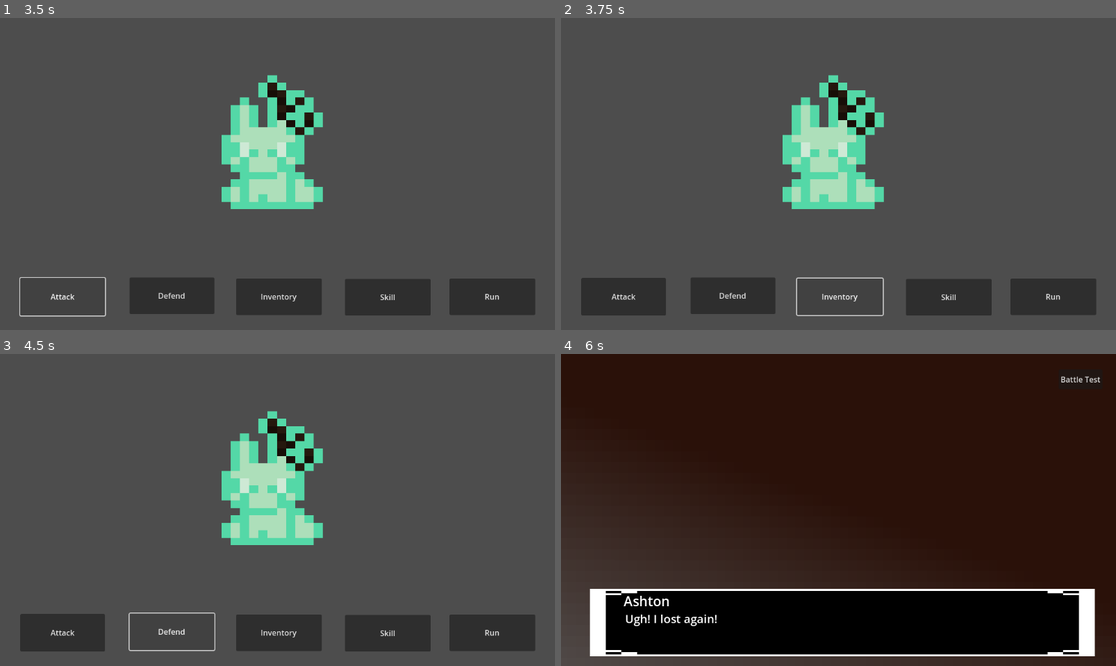
Above: before the commit, frames 1-4 (two rows, left to right).
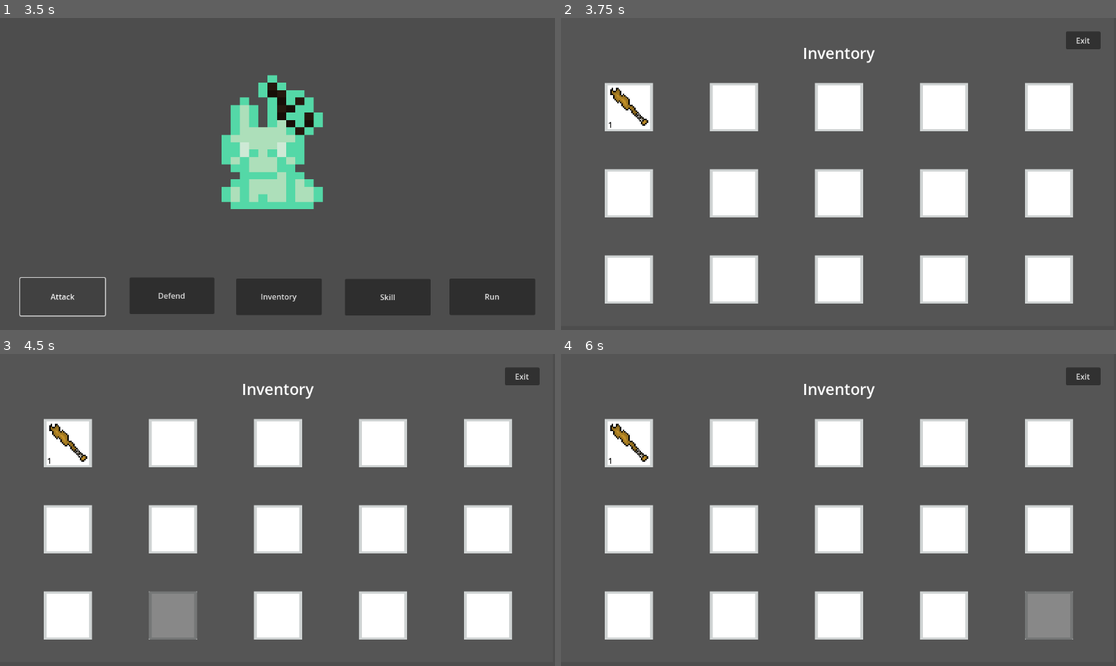
Above: after the commit, the same moments.

Repository: eRues/The-Great-Disappearance-of-Jamie-Finch
Game: Godot game, scene res://main_menu.tscn
Same seed, same stepped clock (60 frames per second), same inputs: the game is played once before the commit and once after it.
Inputs:
- Up to frame 1 (3.5 s): click "New Game" at 0.5 s; click "Ashton" at 1.25 s; click "Battle Test" at 2 s; click "Attack" at 2.75 s
- Up to frame 2 (3.75 s): click "Inventory" at 3.5 s
- Up to frame 3 (4.5 s): click "Defend" at 4.25 s
- Up to frame 4 (6 s): click "Skill" at 5 s; click "Run" at 5.75 s

Frame 1 is identical in both runs. In frame 2, 29% of the frame differs, in the area x 3-98%, y 4-96%; in frame 3, 29%; in frame 4, 98%, in the area x 0-100%, y 0-100%.

Commit message:
inventory finished, stats being transfered

Diff:
--- /dev/null
+++ b/battle_boss.gd
@@ -0,0 +1,19 @@
+class_name Battle_Boss extends Battle_Enemy
+
+func attack(enemy_dodge : int) -> int:
+	var dmg = 0
+	@warning_ignore("integer_division")
+	if(health <= (health/2)):
+		if(enemy_dodge <= ((randi() + 1)*100)):
+			dmg = get_damage()
+
+		if(((randi() + 1)*100) <= get_crit()):
+			dmg *= 2
+	else:
+		if(enemy_dodge <= ((randi() + 1)*100) + 10):
+			dmg = (int)(get_damage()*1.5)
+
+		if(((randi() + 1)*100) <= get_crit()):
+			dmg *= 2
+
+	return dmg
--- a/battle_scene.gd
+++ b/battle_scene.gd
@@ -9,6 +9,7 @@
 var damage_done = 0
 @onready var sprite = get_node("placeholder_sprite")
 @onready var text = get_node("end_battle")
+@onready var inventory_ui = $CanvasLayer
 
 func _ready() -> void:
 	enemy = Battle_Enemy.new("rabbit_dee")
@@ -80,7 +81,7 @@
 	if(defeated):
 		pass
 	else:
-		Global.battle_type.check_inventory()
+		inventory_ui.visible = !inventory_ui.visible
 
 func _on_defend_button_pressed() -> void:
 	if(defeated):
@@ -119,3 +120,6 @@
 		else:
 			print("you do " + str(damage) + " damage. Enemy has 0 health points remaining.")
 	turns_since_skill += 1
+
+func _on_exit_pressed() -> void:
+	inventory_ui.visible = false
--- a/battle_scene.tscn
+++ b/battle_scene.tscn
@@ -1,8 +1,9 @@
-[gd_scene load_steps=4 format=3 uid="uid://sjdwk2o044hb"]
+[gd_scene load_steps=5 format=3 uid="uid://sjdwk2o044hb"]
 
 [ext_resource type="Script" uid="uid://dwcg1y17glmcm" path="res://battle_scene.gd" id="1_fw8re"]
 [ext_resource type="Texture2D" uid="uid://kb16rvp23l3y" path="res://Assets/battle_placeholder.png" id="2_r5l0u"]
 [ext_resource type="PackedScene" uid="uid://b74x4qvml78om" path="res://end_of_battle.tscn" id="3_5g7vw"]
+[ext_resource type="PackedScene" uid="uid://b3drsh4yrp34h" path="res://inventory_ui.tscn" id="4_5joda"]
 
 [node name="Battle" type="Node2D"]
 script = ExtResource("1_fw8re")
@@ -50,8 +51,43 @@
 [node name="end_battle" parent="." instance=ExtResource("3_5g7vw")]
 position = Vector2(-21, -44)
 
+[node name="CanvasLayer" type="CanvasLayer" parent="."]
+visible = false
+
+[node name="ColorRect" type="ColorRect" parent="CanvasLayer"]
+offset_right = 1148.0
+offset_bottom = 640.0
+color = Color(0.33333334, 0.33333334, 0.33333334, 1)
+
+[node name="Label" type="Label" parent="CanvasLayer"]
+anchors_preset = 5
+anchor_left = 0.5
+anchor_right = 0.5
+offset_left = -74.5
+offset_top = 50.0
+offset_right = 74.5
+offset_bottom = 95.0
+grow_horizontal = 2
+theme_override_font_sizes/font_size = 32
+text = "Inventory"
+
+[node name="Inventory_UI" parent="CanvasLayer" instance=ExtResource("4_5joda")]
+custom_minimum_size = Vector2(100, 100)
+offset_left = -4.0
+offset_top = 1.0
+offset_right = 1.0
+offset_bottom = -11.0
+
+[node name="Exit" type="Button" parent="CanvasLayer"]
+offset_left = 1048.0
+offset_top = 28.0
+offset_right = 1120.0
+offset_bottom = 65.0
+text = "Exit"
+
 [connection signal="pressed" from="attack_button" to="." method="_on_attack_button_pressed"]
 [connection signal="pressed" from="defend_button" to="." method="_on_defend_button_pressed"]
 [connection signal="pressed" from="inventory_button" to="." method="_on_inventory_button_pressed"]
 [connection signal="pressed" from="skill_button" to="." method="_on_skill_button_pressed"]
 [connection signal="pressed" from="run_button" to="." method="_on_run_button_pressed"]
+[connection signal="pressed" from="CanvasLayer/Exit" to="." method="_on_exit_pressed"]
--- a/inventory_slot.gd
+++ b/inventory_slot.gd
@@ -6,16 +6,22 @@
 @onready var item_desc = $details_panel/item_description
 @onready var item_effect = $details_panel/item_effects
 @onready var use_panel = $use_panel
+@onready var button = $use_panel/use_button
+@onready var border_color = $outer_border
+
+var equipped
 
 var item = null
 
 func _on_item_button_pressed() -> void:
+	if(equipped):
+		button.text = "equipped"
+		print("changed")
 	if(item != null):
 		use_panel.visible = !use_panel.visible
 
 func _on_item_button_mouse_entered() -> void:
 	if(item != null):
-		use_panel.visible = false
 		details_panel.visible = true
 
 func _on_item_button_mouse_exited() -> void:
@@ -31,4 +37,4 @@
 	quantity_label.text = str(new_item["quantity"])
 	item_name.text = str(new_item["item_name"])
 	item_desc.text = str(new_item["item_desc"])
-	item_effect.text = str("item_effects")
+	item_effect.text = str(new_item["item_effects"])
--- a/inventory_slot.tscn
+++ b/inventory_slot.tscn
@@ -69,7 +69,7 @@
 layout_mode = 0
 offset_left = -1.0
 offset_top = -126.0
-offset_right = 279.0
+offset_right = 379.0
 offset_bottom = -2.0
 color = Color(0.39308554, 0.3930855, 0.39308548, 1)
 
@@ -85,27 +85,28 @@
 layout_mode = 0
 offset_left = 4.0
 offset_top = 36.0
-offset_right = 275.0
+offset_right = 378.0
 offset_bottom = 90.0
 theme_override_colors/font_color = Color(1, 1, 1, 0.7372549)
 theme_override_font_sizes/font_size = 14
 text = "Description"
+autowrap_mode = 3
 
 [node name="item_effects" type="Label" parent="details_panel"]
 layout_mode = 0
-offset_left = 6.0
-offset_top = 94.0
-offset_right = 271.0
-offset_bottom = 117.0
+offset_left = 4.0
+offset_top = 103.0
+offset_right = 269.0
+offset_bottom = 126.0
 theme_override_colors/font_color = Color(1, 1, 1, 0.6901961)
 text = "Effects"
 
 [node name="use_panel" type="ColorRect" parent="."]
 visible = false
 layout_mode = 0
-offset_left = 127.0
+offset_left = 105.0
 offset_top = -14.0
-offset_right = 262.0
+offset_right = 240.0
 offset_bottom = 54.0
 color = Color(0.8776157, 0.8776158, 0.8776157, 1)
 
--- a/inventory_ui.gd
+++ b/inventory_ui.gd
@@ -1,6 +1,7 @@
 extends Control
 
 @onready var grid_container = $GridContainer
+
 var scene_path: String = "res://inventory_item.tscn"
 var special_weapon = {
 		"quantity": 1,
@@ -12,8 +13,6 @@
 		"scene_path": scene_path}
 
 func _ready() -> void:
-	InventoryAutoload.inventory_updated.connect(_on_inventory_updated)
-	_on_inventory_updated()
 	if(Global.ash_chosen):
 		special_weapon = {
 		"quantity": 1,
@@ -55,8 +54,12 @@
 		"scene_path": scene_path
 		}
 
+	InventoryAutoload.inventory_updated.connect(_on_inventory_updated)
+	_on_inventory_updated()
+
 func _on_inventory_updated():
 	clear_grid_container()
+	InventoryAutoload.inventory.set(0, special_weapon)
 	for item in InventoryAutoload.inventory:
 		var slot = InventoryAutoload.inventory_slot_scene.instantiate()
 		grid_container.add_child(slot)
@@ -64,6 +67,7 @@
 			slot.set_item(item)
 		else:
 			slot.set_empty()
+	InventoryAutoload.inventory.get(0).equipped = true
 
 func clear_grid_container():
 	while grid_container.get_child_count() > 0:
Not shown, added: battle_boss.gd.uid
